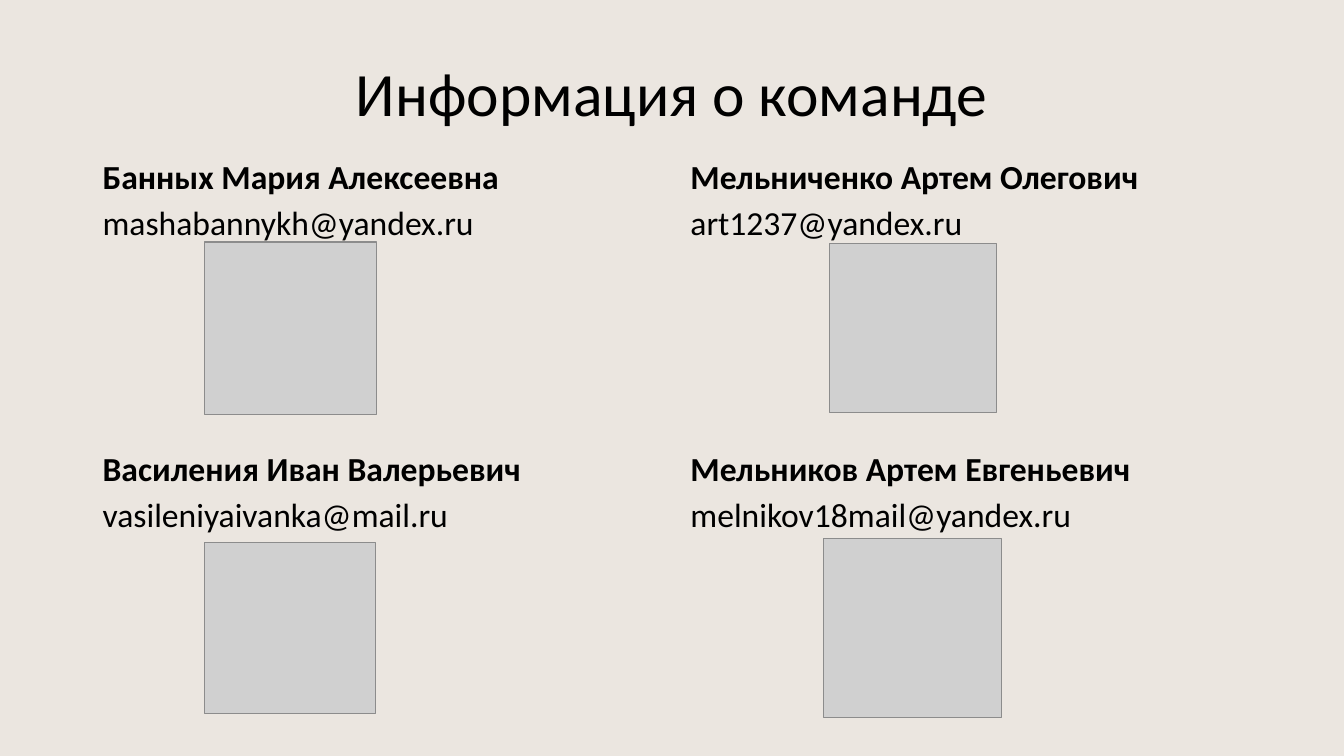
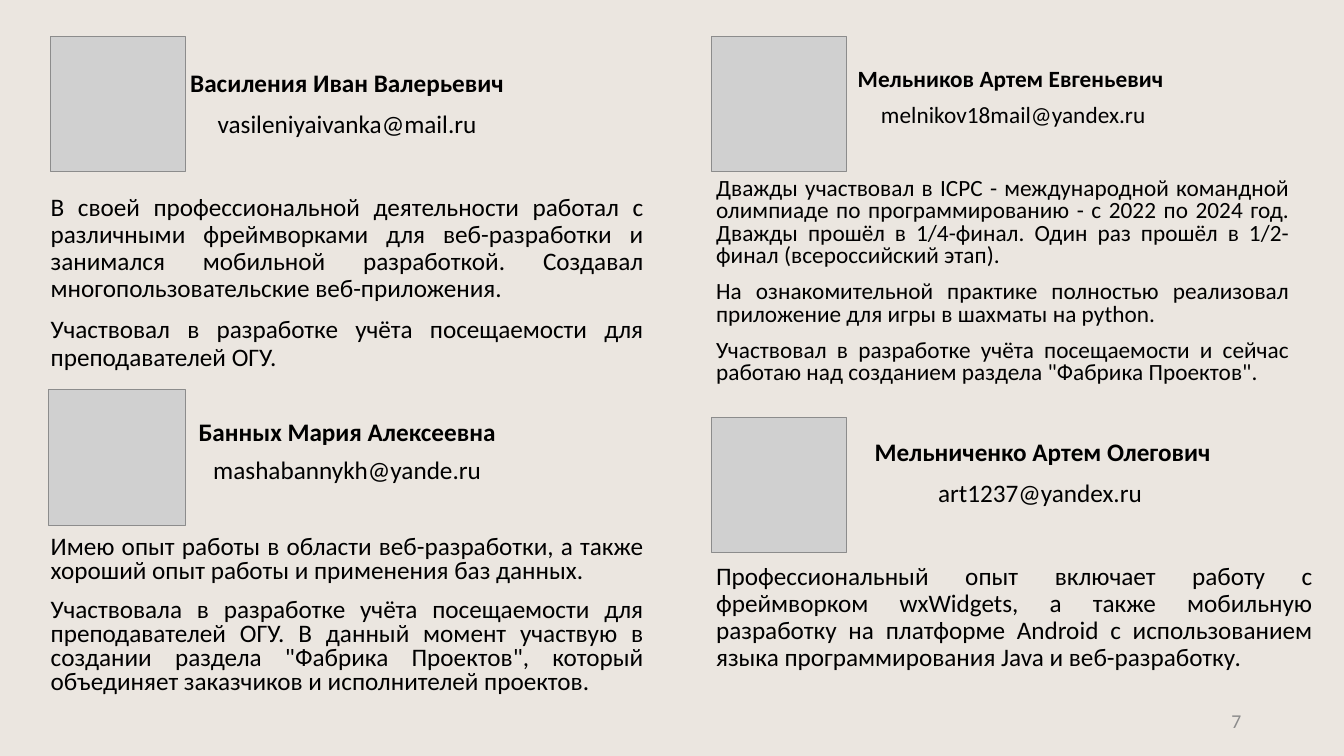
Before and after one commit to kuskas112/Labs, a slide deck: slide 7 of Управление проектами/lab3/Презентация.pptx. Drawn at 1344x756 pixels with LibreOffice and Linux fonts; fonts in the diff are those of the drawing; grey boxes stand for pictures. Boxes give left, top, right and bottom in pixels: in the first picture for what was removed or moved away, otherwise in the second. Text is boxed around its words. In the diff, an @@ line names an element or a change of style, - is before the commit and + after.

```diff
--- a/Управление проектами/lab3/Презентация.pptx
+++ b/Управление проектами/lab3/Презентация.pptx
@@ text "Василения Иван Валерьевич" moved from (x1=103, y1=459, x2=521, y2=533) to (x1=51, y1=75, x2=644, y2=370) @@
@@ picture resized from (x1=205, y1=543, x2=376, y2=715) to (x1=50, y1=36, x2=186, y2=171) @@
@@ picture added at (x1=712, y1=36, x2=847, y2=171) @@
@@ text at (x1=190, y1=75, x2=504, y2=137): size 24 to 18 pt in "Василения Иван Валерьевич", "vasileniyaivanka@mail.ru"; alignment left to centre; line spacing 0.8 to 0.9 @@
@@ title removed at (x1=356, y1=74, x2=988, y2=126) @@
-Информация о команде
@@ text added at (x1=716, y1=72, x2=1289, y2=384), 16.6 pt, text #000000 @@
+Мельников Артем Евгеньевич
+melnikov18mail@yandex.ru
+Дважды участвовал в ICPC - международной командной олимпиаде по программированию - с 2022 по 2024 год. Дважды прошёл в 1/4-финал. Один раз прошёл в 1/2-финал (всероссийский этап).
+На ознакомительной практике полностью реализовал приложение для игры в шахматы на python.
+Участвовал в разработке учёта посещаемости и сейчас работаю над созданием раздела "Фабрика Проектов".
@@ text removed at (x1=103, y1=167, x2=498, y2=243) @@
-Банных Мария Алексеевна
-mashabannykh@yandex.ru
@@ text removed at (x1=690, y1=167, x2=1138, y2=241) @@
-Мельниченко Артем Олегович
-art1237@yandex.ru
@@ text at (x1=51, y1=199, x2=644, y2=370): paragraphs added @@
+В своей профессиональной деятельности работал с различными фреймворками для веб-разработки и занимался мобильной разработкой. Создавал многопользовательские веб-приложения.
+Участвовал в разработке учёта посещаемости для преподавателей ОГУ.
@@ picture removed at (x1=830, y1=243, x2=997, y2=412) @@
@@ picture resized from (x1=205, y1=242, x2=377, y2=414) to (x1=48, y1=389, x2=186, y2=526) @@
@@ picture added at (x1=712, y1=417, x2=847, y2=553) @@
@@ text added at (x1=51, y1=424, x2=643, y2=694), 18 pt, text #000000 @@
+Банных Мария Алексеевна
+mashabannykh@yande.ru
+Имею опыт работы в области веб-разработки, а также хороший опыт работы и применения баз данных.
+Участвовала в разработке учёта посещаемости для преподавателей ОГУ. В данный момент участвую в создании раздела "Фабрика Проектов", который объединяет заказчиков и исполнителей проектов.
@@ text added at (x1=716, y1=444, x2=1313, y2=670), 18 pt, text #000000 @@
+Мельниченко Артем Олегович
+art1237@yandex.ru
+Профессиональный опыт включает работу с фреймворком wxWidgets, а также мобильную разработку на платформе Android с использованием языка программирования Java и веб-разработку.
@@ text removed at (x1=690, y1=459, x2=1130, y2=533) @@
-Мельников Артем Евгеньевич
-melnikov18mail@yandex.ru
@@ picture removed at (x1=824, y1=539, x2=1002, y2=718) @@
@@ page number added at (x1=1231, y1=715, x2=1241, y2=728), 14 pt, text #8C8C8C @@
+7
```
Also in this commit, not shown: 3 other slides changed, 3 slides added, 3 slides removed, 1 other file.
